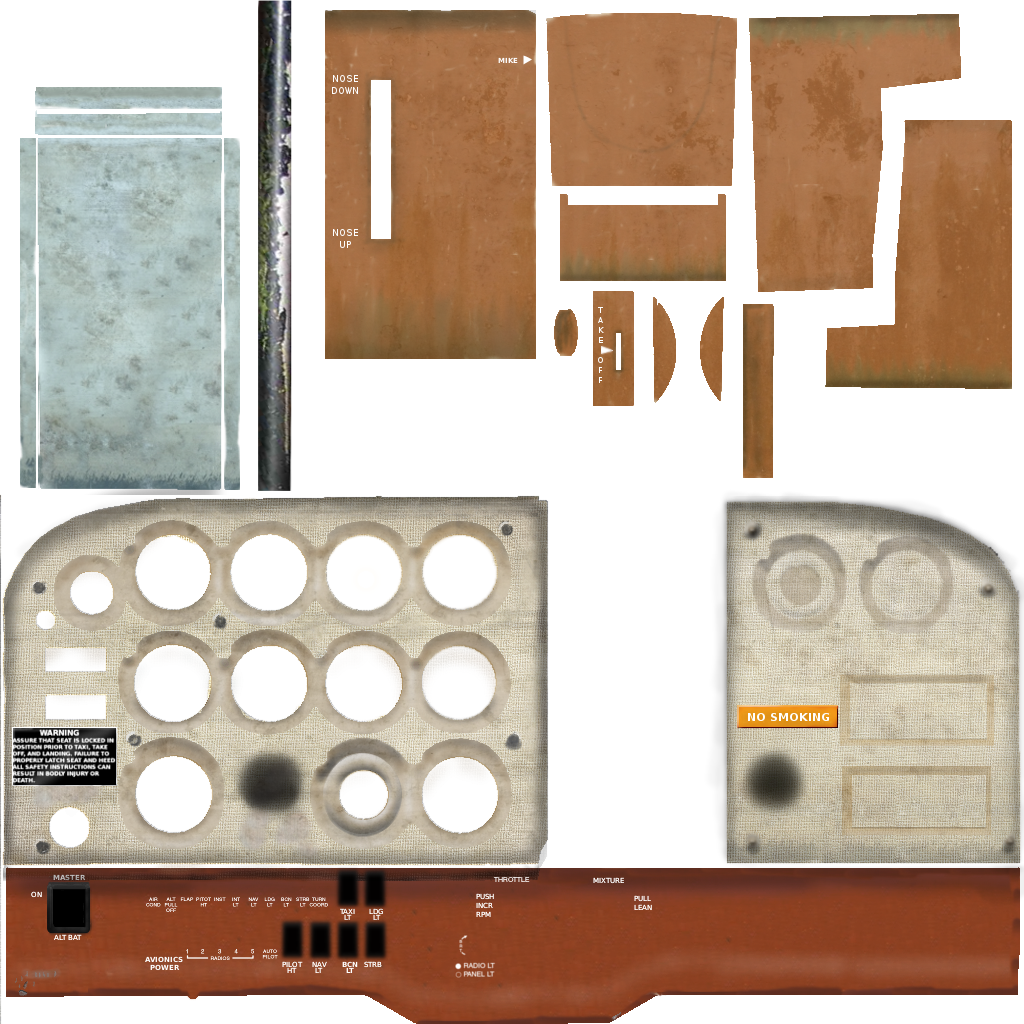
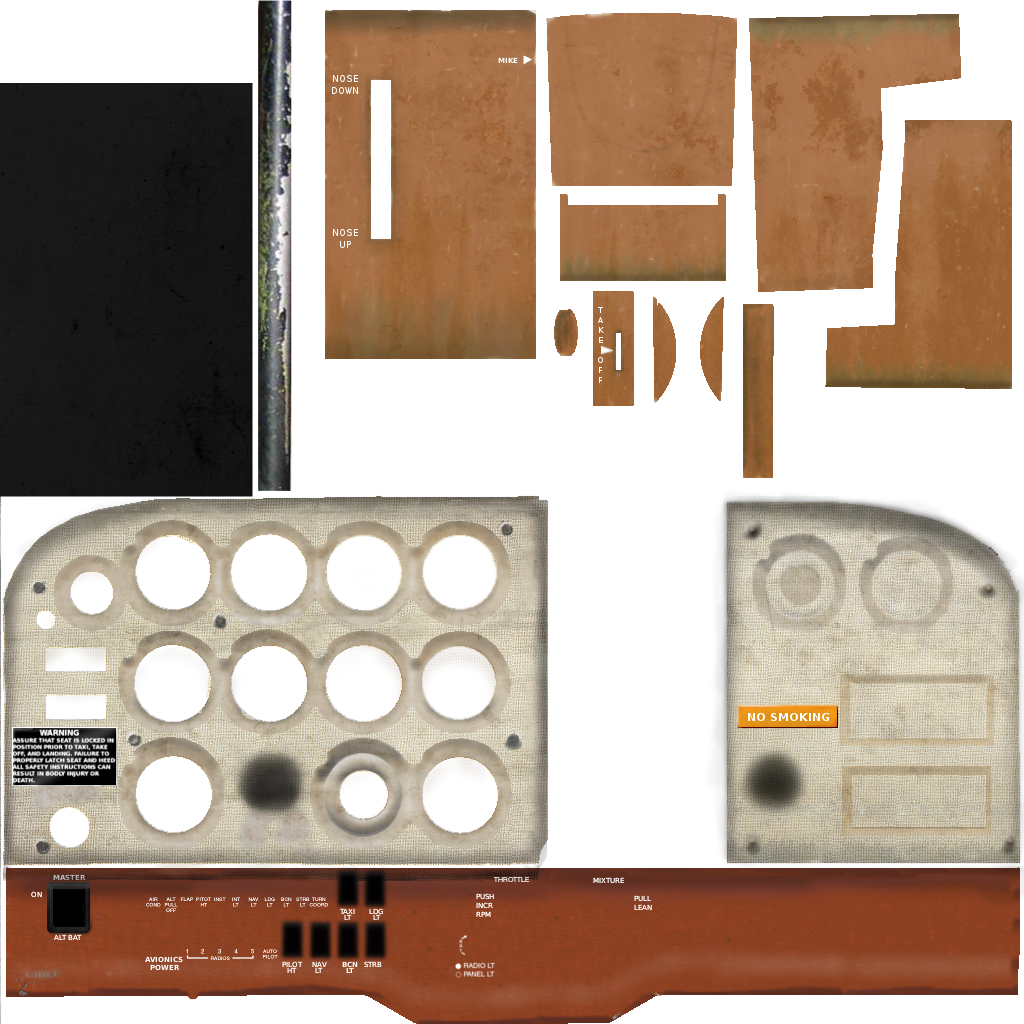
Comparing the layer stacks of the two 1024 x 1024 images. Changes:
added layer "Clipboard" above "COLOR_panel.png" over [0, 83, 253, 497]
